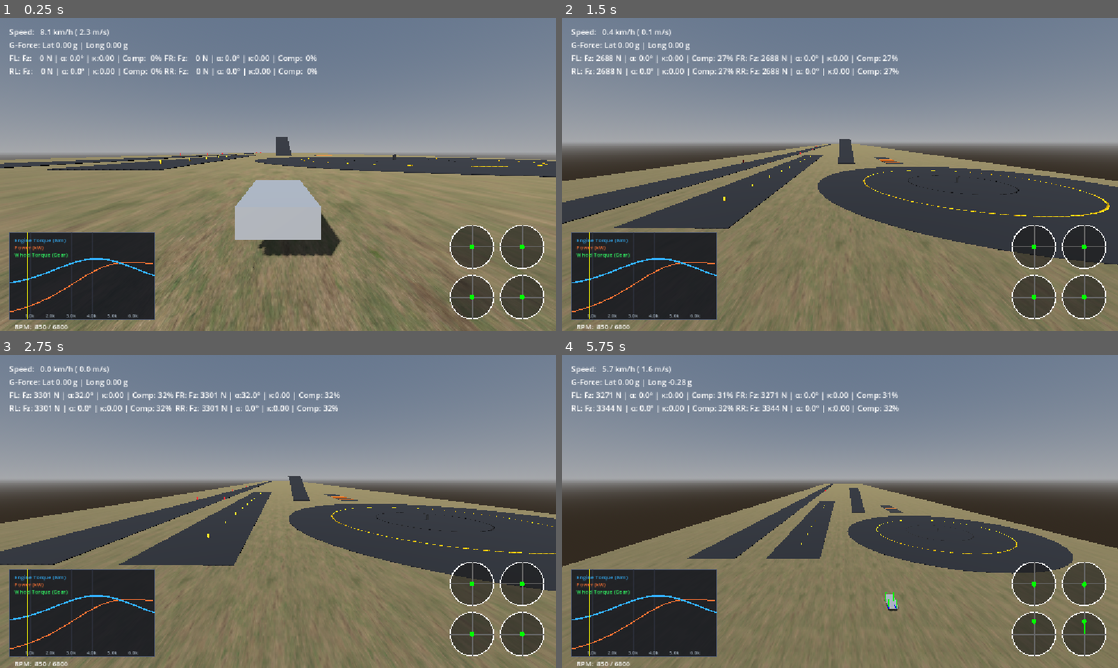
Above: before the commit, frames 1-4 (two rows, left to right).
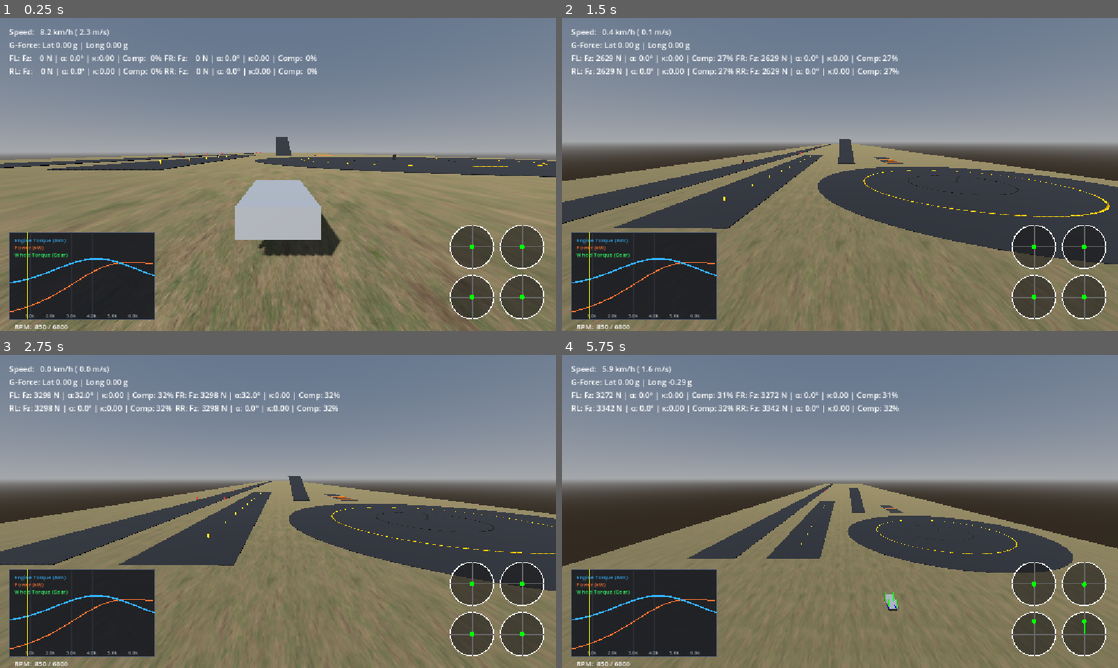
Above: after the commit, the same moments.

Repository: RealAbdurRehman/grounded
Game: Godot game, scene res://scenes/world/world.tscn
Same seed, same stepped clock (60 frames per second), same inputs: the game is played once before the commit and once after it.
Inputs (mouse positions are in pixels of both pictures, inside the frame that each line leads up to):
- Up to frame 1 (0.25 s): no input
- Up to frame 2 (1.5 s): tap Enter at 0.5 s; move the mouse to (834, 180) at 0.52 s; hold E (gear_up) 0.53-1.25 s; hold V (camera_mode) 0.53-1.25 s; click (834, 180) at 0.67 s; drag from (1006, 221) to (812, 237) at 1.27 s
- Up to frame 3 (2.75 s): move the mouse to (111, 464) at 2.02 s; hold A (steer_left) from 2.03 s (still down); tap M (toggle_transmission) at 2.1 s
- Up to frame 4 (5.75 s): release A (steer_left) at 2.75 s; drag from (867, 511) to (673, 464) at 2.77 s; move the mouse to (756, 433) at 3.52 s; hold S (brake) 3.53-4.25 s; hold Shift 3.53-4.25 s; drag from (962, 495) to (756, 433) at 4.27 s; move the mouse to (728, 527) at 5.02 s; hold E (gear_up) from 5.03 s (still down); hold W (throttle) from 5.03 s (still down); click (728, 527) at 5.17 s

The runs differ from the first frame. In frame 1, less than 0.1% of the frame differs, in the area x 8-87%, y 3-80%; in frame 2, 0.1%; in frame 3, 0.1%, in the area x 7-100%, y 11-74%; in frame 4, less than 0.1%.

Commit message:
Remove default damping from vehicle
Fixes bug where the car wasn't behaving correctly due to the default damping on the vehicles RigidBody3D.

Diff:
--- a/scripts/vehicle/vehicle.gd
+++ b/scripts/vehicle/vehicle.gd
@@ -35,6 +35,12 @@
 	center_of_mass = Vector3(0.0, -0.2, 0.0)
 
 	continuous_cd = true
+
+	linear_damp_mode = RigidBody3D.DAMP_MODE_REPLACE
+	angular_damp_mode = RigidBody3D.DAMP_MODE_REPLACE
+
+	linear_damp = 0.0
+	angular_damp = 0.0
 
 func _physics_process(delta: float) -> void:
 	_handle_inputs(delta)
